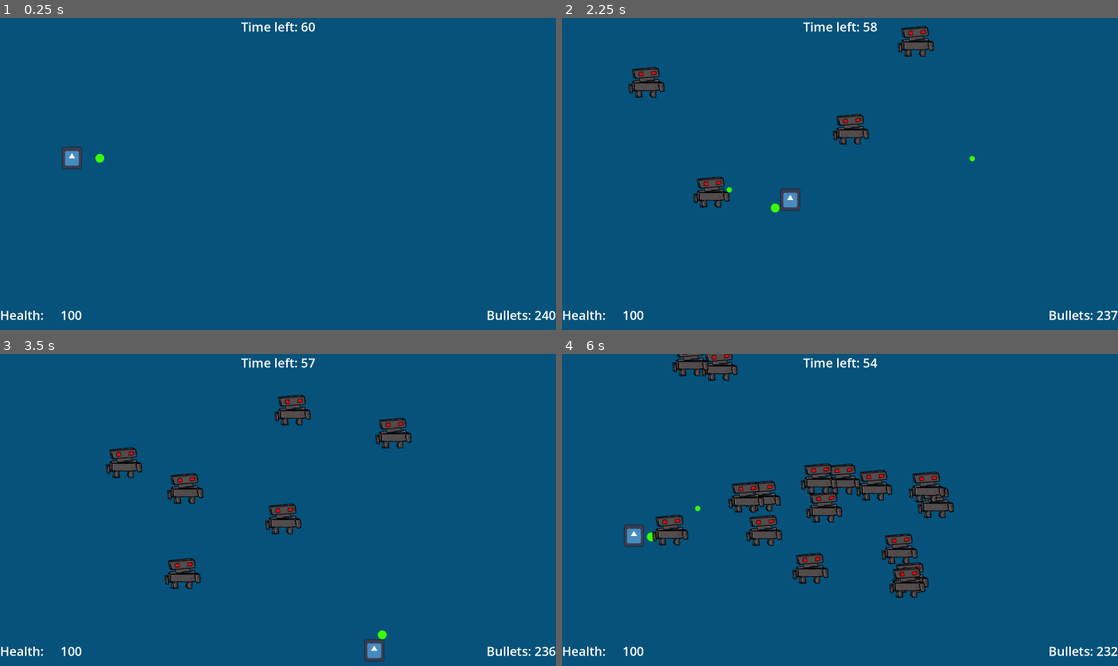
Above: before the commit, frames 1-4 (two rows, left to right).
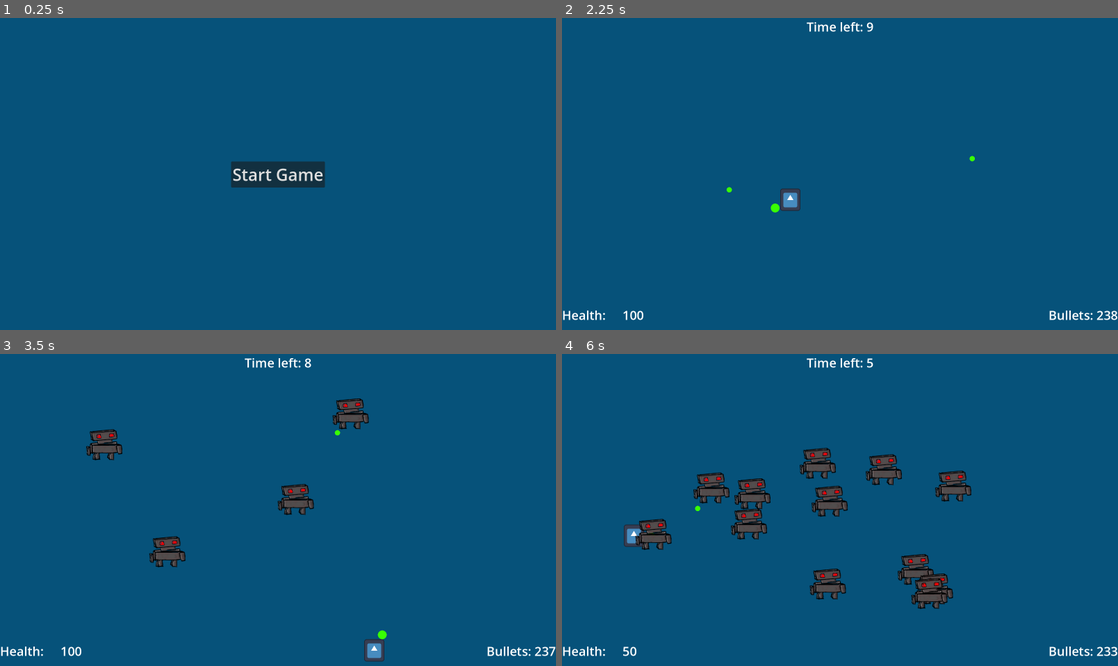
Above: after the commit, the same moments.

Repository: BujarMuharemi/game-jam-5
Game: Godot game, scene res://main.tscn
The game is run twice, just before and just after one commit, with the same random seed, the same clock (stepped at 60 frames per second) and the same inputs. The engine's default icon, where the game draws it, is replaced by a stand-in: a white triangle on a blue panel in a dark square.
Inputs (mouse positions are in pixels of both pictures, inside the frame that each line leads up to):
- Up to frame 1 (0.25 s): no input
- Up to frame 2 (2.25 s): click (840, 174) at 0.5 s, where only the run after the commit has a clickable "Start Game"; tap Enter at 1.25 s; move the mouse to (962, 158) at 1.27 s; hold Right (move_right) 1.28-2.03 s; click (962, 158) at 1.35 s; move the mouse to (728, 189) at 2.02 s; hold Down (move_down) from 2.03 s (still down); click (728, 189) at 2.1 s
- Up to frame 3 (3.5 s): move the mouse to (333, 441) at 2.77 s; release Down (move_down) at 2.78 s; hold Right (move_right) from 2.78 s (still down); click (333, 441) at 2.85 s
- Up to frame 4 (6 s): move the mouse to (812, 572) at 3.52 s; release Right (move_right) at 3.53 s; hold Up (move_up) 3.53-4.28 s; click (812, 572) at 3.6 s; move the mouse to (1006, 556) at 4.27 s; hold Left (move_left) 4.28-5.78 s; click (1006, 556) at 4.35 s; move the mouse to (673, 463) at 5.02 s; click (673, 463) at 5.1 s; move the mouse to (867, 510) at 5.77 s; hold Down (move_down) from 5.78 s (still down); click (867, 510) at 5.85 s

The runs differ from the first frame. In frame 1, 2.3% of the frame differs, in the area x 0-100%, y 1-97%; in frame 2, 2.1%; in frame 3, 4.6%; in frame 4, 9.2%, in the area x 11-100%, y 0-97%.

Commit message:
post jam changes

Diff:
--- a/enemy/enemy.tscn
+++ b/enemy/enemy.tscn
@@ -8,6 +8,7 @@
 
 [node name="Enemy" type="Area2D" groups=["enemy"]]
 script = ExtResource("1_e857k")
+damage = 10
 
 [node name="Sprite2D" type="Sprite2D" parent="."]
 scale = Vector2(0.5, 0.5)
--- a/hud/hud.gd
+++ b/hud/hud.gd
@@ -2,13 +2,15 @@
 
 signal start_game
 signal round_over
+signal try_again_round
 
-var round_time = 60
+#TODO move to main script
+@export var round_time = 60
 var bullets = 240
 # Called when the node enters the scene tree for the first time.
 func _ready():
-	#pass # Replace with function body.
-	$GameTimer.start()
+	pass # Replace with function body.
+	#$GameTimer.start()
 	#get_parent().get_node("Player").connect("bullet_shot",update_bullets(bullets-1))
 
 # Called every frame. 'delta' is the elapsed time since the previous frame.
@@ -19,10 +21,18 @@
 func update_bullets(bullets):
 	$Bullets.text = "Bullets: "+str(bullets)
 
+func update_health(health):
+	$HealthGroup/Health.text = str(health)
 
 func _on_start_game_pressed():
 	$StartGame.hide()
 	start_game.emit()
+	$GameTimer.start()
+
+	$TimeLeft.set_visible(true)
+	$HealthGroup.set_visible(true)
+	$Bullets.set_visible(true)
+
 
 
 func _on_game_timer_timeout():
@@ -31,3 +41,7 @@
 		$TimeLeft.text = "Time left: " + str(round_time)
 	else:
 		emit_signal("round_over")
+
+
+func _on_try_again_pressed():
+	emit_signal("try_again_round")
--- a/hud/hud.tscn
+++ b/hud/hud.tscn
@@ -3,9 +3,11 @@
 [ext_resource type="Script" path="res://hud/hud.gd" id="1_jwsui"]
 
 [node name="HUD" type="CanvasLayer"]
+process_mode = 3
 script = ExtResource("1_jwsui")
 
 [node name="TimeLeft" type="Label" parent="."]
+visible = false
 anchors_preset = 5
 anchor_left = 0.5
 anchor_right = 0.5
@@ -35,10 +37,8 @@
 text = "Message here"
 
 [node name="GameTimer" type="Timer" parent="."]
-autostart = true
 
 [node name="StartGame" type="Button" parent="."]
-visible = false
 anchors_preset = 8
 anchor_left = 0.5
 anchor_top = 0.5
@@ -54,6 +54,7 @@
 text = "Start Game"
 
 [node name="Bullets" type="Label" parent="."]
+visible = false
 anchors_preset = 3
 anchor_left = 1.0
 anchor_top = 1.0
@@ -66,7 +67,8 @@
 theme_override_font_sizes/font_size = 36
 text = "Bullets: 240"
 
-[node name="Control" type="Control" parent="."]
+[node name="HealthGroup" type="Control" parent="."]
+visible = false
 layout_mode = 3
 anchors_preset = 2
 anchor_top = 1.0
@@ -75,7 +77,7 @@
 offset_right = 255.0
 grow_vertical = 0
 
-[node name="Label" type="Label" parent="Control"]
+[node name="Label" type="Label" parent="HealthGroup"]
 layout_mode = 1
 anchors_preset = 2
 anchor_top = 1.0
@@ -86,7 +88,7 @@
 theme_override_font_sizes/font_size = 36
 text = "Health:"
 
-[node name="Label2" type="Label" parent="Control"]
+[node name="Health" type="Label" parent="HealthGroup"]
 layout_mode = 1
 anchors_preset = 3
 anchor_left = 1.0
@@ -100,5 +102,39 @@
 theme_override_font_sizes/font_size = 36
 text = "100"
 
+[node name="NextRound" type="Button" parent="."]
+visible = false
+anchors_preset = 8
+anchor_left = 0.5
+anchor_top = 0.5
+anchor_right = 0.5
+anchor_bottom = 0.5
+offset_left = -135.0
+offset_top = -37.5
+offset_right = 135.0
+offset_bottom = 37.5
+grow_horizontal = 2
+grow_vertical = 2
+theme_override_font_sizes/font_size = 48
+text = "Next Round"
+
+[node name="TryAgain" type="Button" parent="."]
+visible = false
+anchors_preset = 8
+anchor_left = 0.5
+anchor_top = 0.5
+anchor_right = 0.5
+anchor_bottom = 0.5
+offset_left = -140.5
+offset_top = -37.5
+offset_right = 140.5
+offset_bottom = 37.5
+grow_horizontal = 2
+grow_vertical = 2
+theme_override_font_sizes/font_size = 48
+text = "Try again"
+
 [connection signal="timeout" from="GameTimer" to="." method="_on_game_timer_timeout"]
 [connection signal="pressed" from="StartGame" to="." method="_on_start_game_pressed"]
+[connection signal="pressed" from="NextRound" to="." method="_on_start_game_pressed"]
+[connection signal="pressed" from="TryAgain" to="." method="_on_try_again_pressed"]
--- a/main.gd
+++ b/main.gd
@@ -1,19 +1,45 @@
 extends Node
 
+var HUD_message
 
 # Called when the node enters the scene tree for the first time.
 func _ready():
-	#get_tree().paused = true
+	get_tree().paused = true
 	$HUD.connect("start_game",game_started)
 	$HUD.connect("round_over",round_over)
+	$HUD.connect("try_again_round",restart_round)
+
+	HUD_message = $HUD/Message
+
+	$Player.connect("player_died",game_over)
 
 # Called every frame. 'delta' is the elapsed time since the previous frame.
 func _process(delta):
 	pass
 
+func restart_round():
+#	TODO: create game scene for starting game
+	get_tree().reload_current_scene()
+
 func game_started():
-	#get_tree().paused = true
+	get_tree().paused = false
 	print("game started")
+	$Player.set_visible(true)
+
+func game_over():
+	HUD_message.set_text('Game Over')
+	HUD_message.set_visible(true)
+	#$HUD/TimeLeft.set_visible(false)
+	$HUD/GameTimer.set_paused(true)
+	$HUD/TryAgain.set_visible(true)
+
+
+	get_tree().paused = true
+
 
 func round_over():
-	print("round over")
+	HUD_message.set_text('Round Over')
+	HUD_message.set_visible(true)
+	$HUD/StartGame.set_text("Next Round")
+	$HUD/StartGame.set_visible(true)
+	get_tree().paused = true
--- a/main.tscn
+++ b/main.tscn
@@ -9,6 +9,7 @@
 script = ExtResource("1_w421u")
 
 [node name="Player" parent="." instance=ExtResource("1_ud884")]
+visible = false
 position = Vector2(207, 403)
 speed = 600
 
@@ -16,3 +17,4 @@
 spawnRate = 4
 
 [node name="HUD" parent="." instance=ExtResource("4_51441")]
+round_time = 10
--- a/player/Player.gd
+++ b/player/Player.gd
@@ -3,10 +3,12 @@
 @export var speed = 600
 @export var bullet_scene: PackedScene
 @export var bullets = 240
+@export var health = 100
 
 var screen_size
 var hud
 signal bullet_shot
+signal player_died
 
 func _ready():
 	screen_size = get_viewport_rect().size
@@ -78,7 +80,10 @@
 		$Gun.position = diff*50
 		#print("Mouse Click/Unclick at: ", event.position)
 
-
-
 func _on_area_2d_area_entered(area):
-	print("touched player:",area)
+	if(area.is_in_group("enemy")):
+		health-=area.damage
+		if(health>=0):
+			hud.update_health(health)
+		else:
+			emit_signal("player_died")
Not shown, changed: README.md
